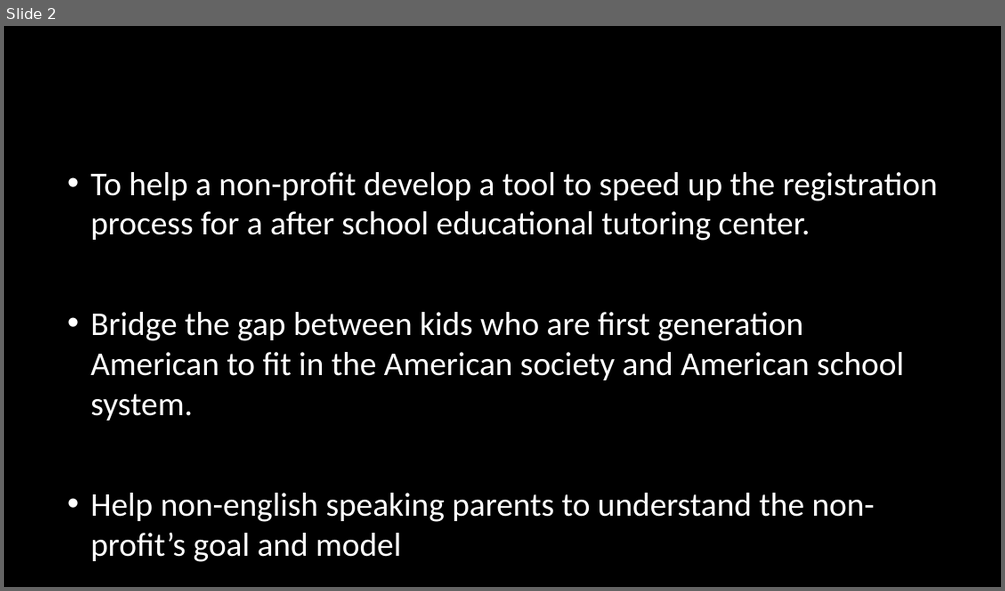
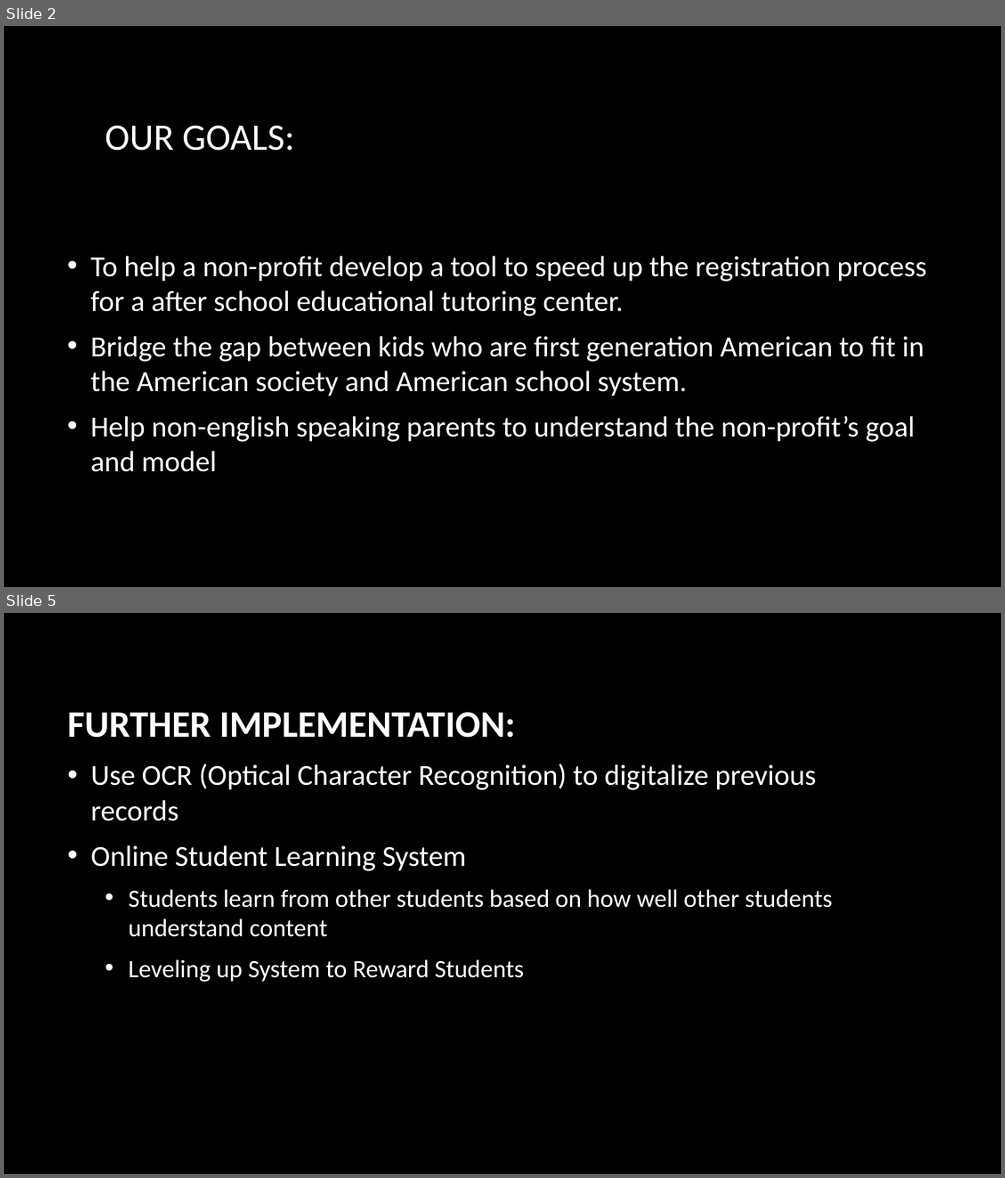
Before and after one commit to Chicago18/team-3, a slide deck: Presentation1.pptx. Shown one above the other, each under a label of ours: slide 2 before the commit, slides 2 and 5 after it; the slides between them are not shown. The pictures are 1005x591 and 1005x1178 pixels, drawn with LibreOffice and Linux fonts; fonts in the diff are those of the drawing; background and template pictures are left out. Boxes give left, top, right and bottom in pixels: in the first picture for what was removed or moved away, otherwise in the second. Text is boxed around its words. In the diff, an @@ line names an element or a change of style, - is before the commit and + after.

```diff
--- a/Presentation1.pptx
+++ b/Presentation1.pptx
@@ slide 5 added at box(4, 613, 1001, 1174), background picture (left out) @@
@@ title added at box(67, 712, 515, 738), 36 pt, text #FFFFFF, bold @@
+FURTHER IMPLEMENTATION:
@@ text added at box(91, 763, 832, 981), 24 pt, text #FFFFFF @@
+• Use OCR (Optical Character Recognition) to digitalize previous records
+• Online Student Learning System
+  • Students learn from other students based on how well other students understand content
+  • Leveling up System to Reward Students
@@ slide 2 changed as well @@
@@ title "OUR GOALS:" at box(105, 125, 294, 151): text colour #000000 to #FFFFFF @@
@@ text "To help a non-profit develop ..." at box(90, 256, 927, 472): size 32 to 28 pt @@
```
Also in this commit, not shown: 1 other slide changed, 2 other slides added, 5 slides removed.
